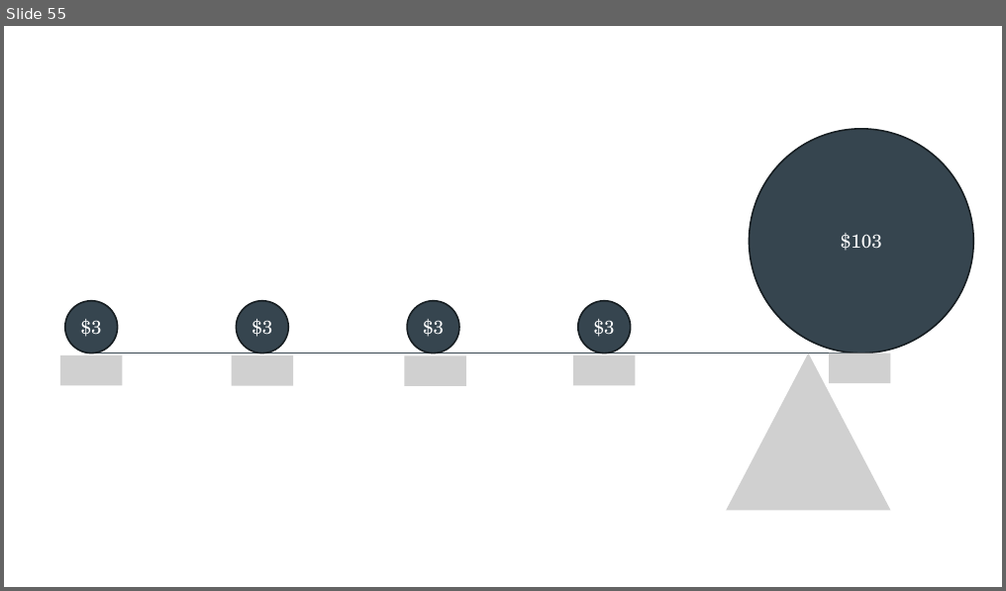
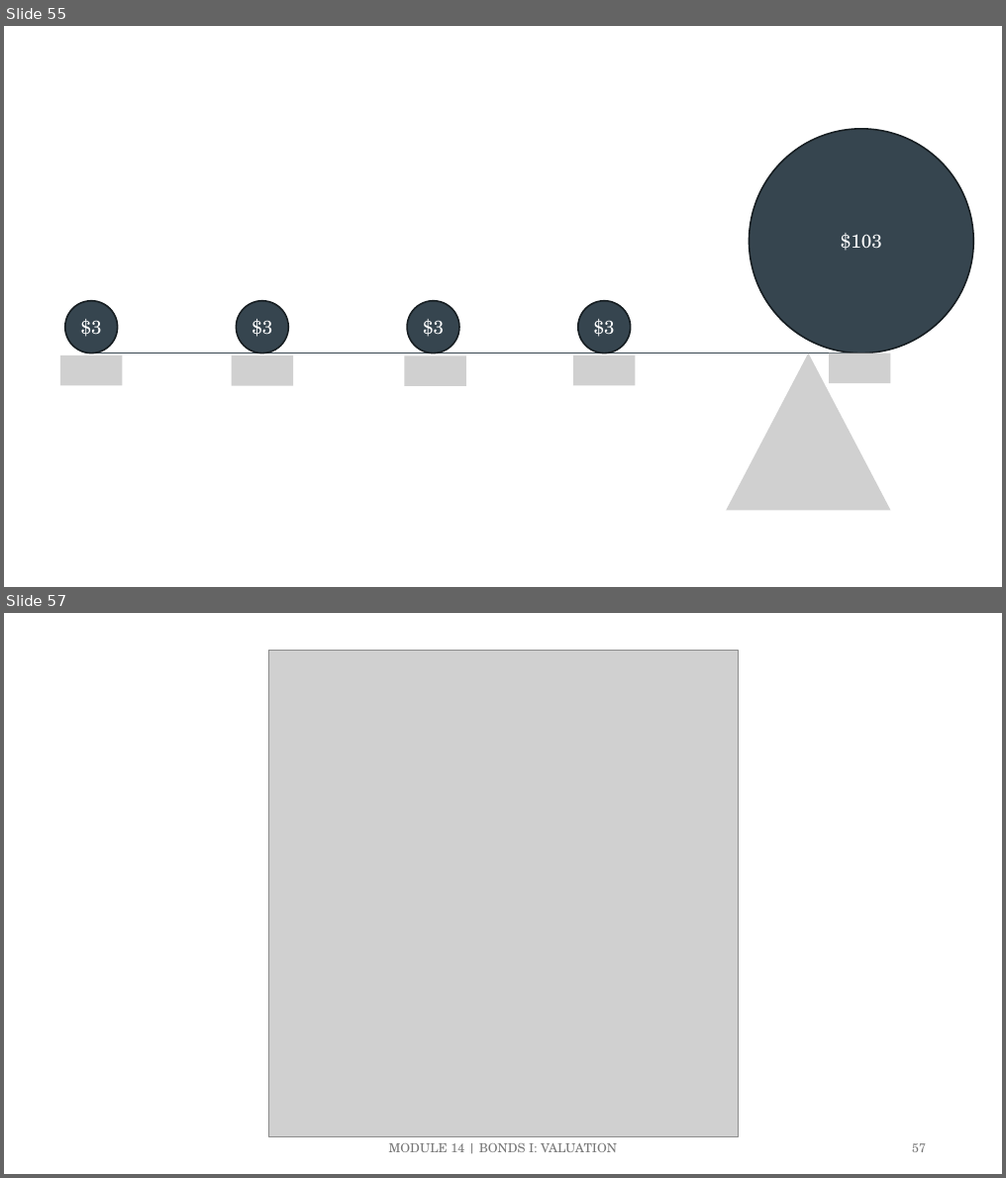
Before and after one commit to ncachanosky/ECON-3320-online, a slide deck: figures/figures.pptx. Shown one above the other, each under a label of ours: slide 55 before the commit, slides 55 and 57 after it; the slides between them are not shown. The pictures are 1006x591 and 1006x1178 pixels, drawn with LibreOffice and Linux fonts; fonts in the diff are those of the drawing; grey boxes stand for pictures. Boxes give left, top, right and bottom in pixels: in the first picture for what was removed or moved away, otherwise in the second. Text is boxed around its words. In the diff, an @@ line names an element or a change of style, - is before the commit and + after.

```diff
--- a/figures/figures.pptx
+++ b/figures/figures.pptx
@@ slide 57 added at [4, 613, 1002, 1174], background #FFFFFF @@
@@ picture added at [268, 651, 738, 1137] @@
@@ text added at [389, 1144, 617, 1153], 12 pt, text #797979 @@
+MODULE 14 | BONDS I: VALUATION
@@ page number added at [912, 1144, 926, 1153], 12 pt, text #797979 @@
+57
```
Also in this commit, not shown: 8 other slides added, 12 other files.
